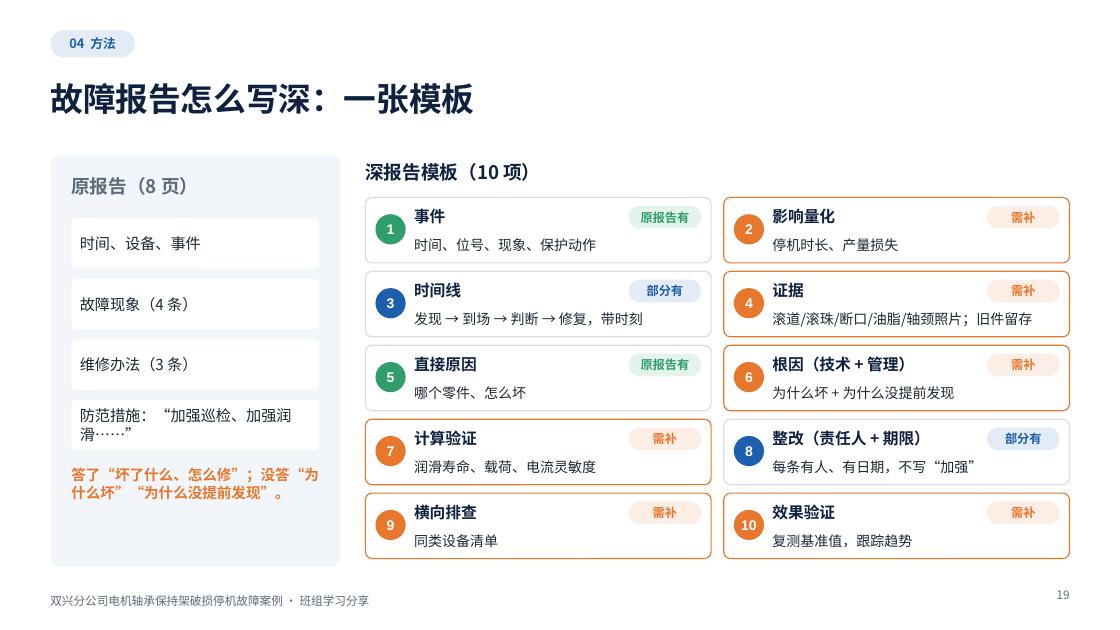
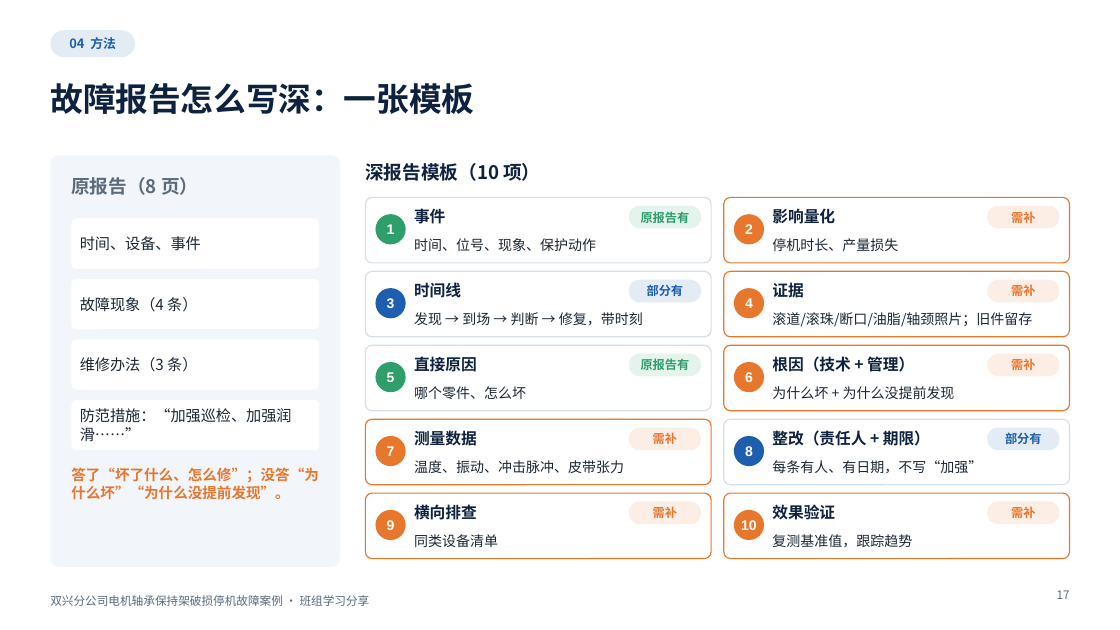
Before and after one commit to tdhvfrtz2r-netizen/YUGAFU, a slide deck: slide 17 of bearing_case_v2/out/bearing_case_v2.pptx (slide 19 before the commit). Drawn at 1120x630 pixels with LibreOffice and Linux fonts; fonts in the diff are those of the drawing; background and template pictures are left out. Boxes give left, top, right and bottom in pixels: in the first picture for what was removed or moved away, otherwise in the second. Text is boxed around its words. In the diff, an @@ line names an element or a change of style, - is before the commit and + after.

```diff
--- a/bearing_case_v2/out/bearing_case_v2.pptx
+++ b/bearing_case_v2/out/bearing_case_v2.pptx
@@ text at bbox=[414, 429, 477, 450]: text changed @@
-计算验证
+测量数据
@@ text at bbox=[414, 460, 624, 473]: text changed @@
-润滑寿命、载荷、电流灵敏度
+温度、振动、冲击脉冲、皮带张力
@@ page number at bbox=[1057, 590, 1070, 599]: text changed @@
-19
+17
```
Also in this commit, not shown: 5 other slides changed, 2 slides removed, 8 other files.
